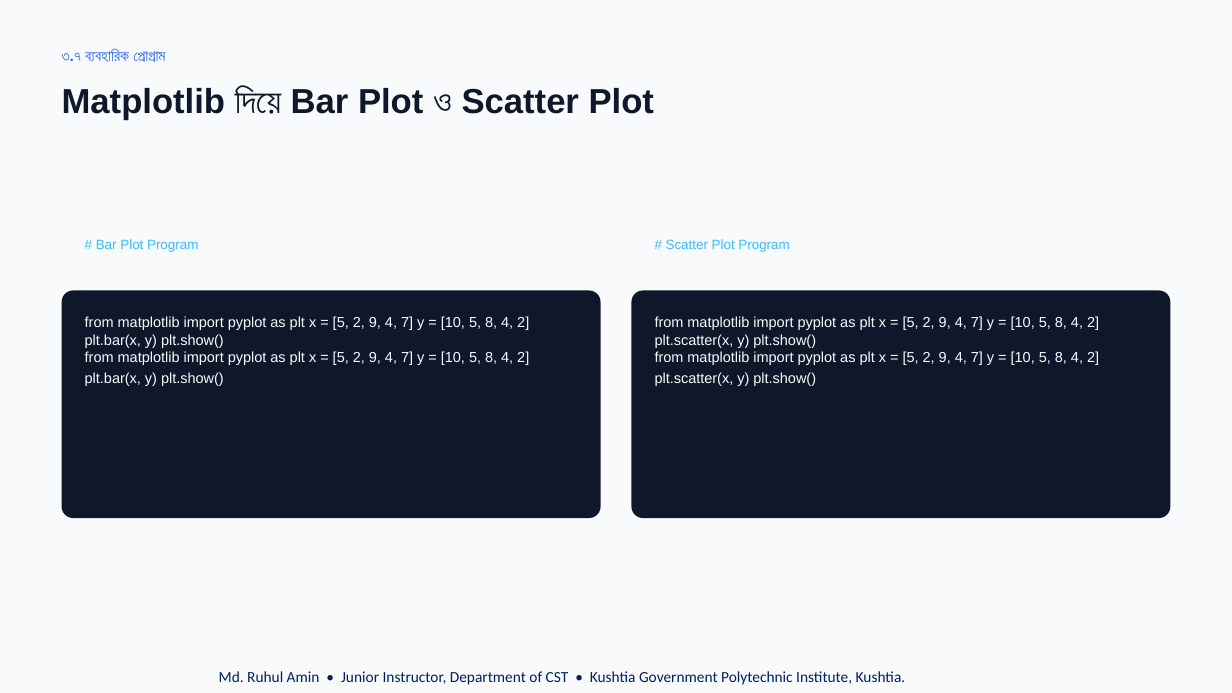
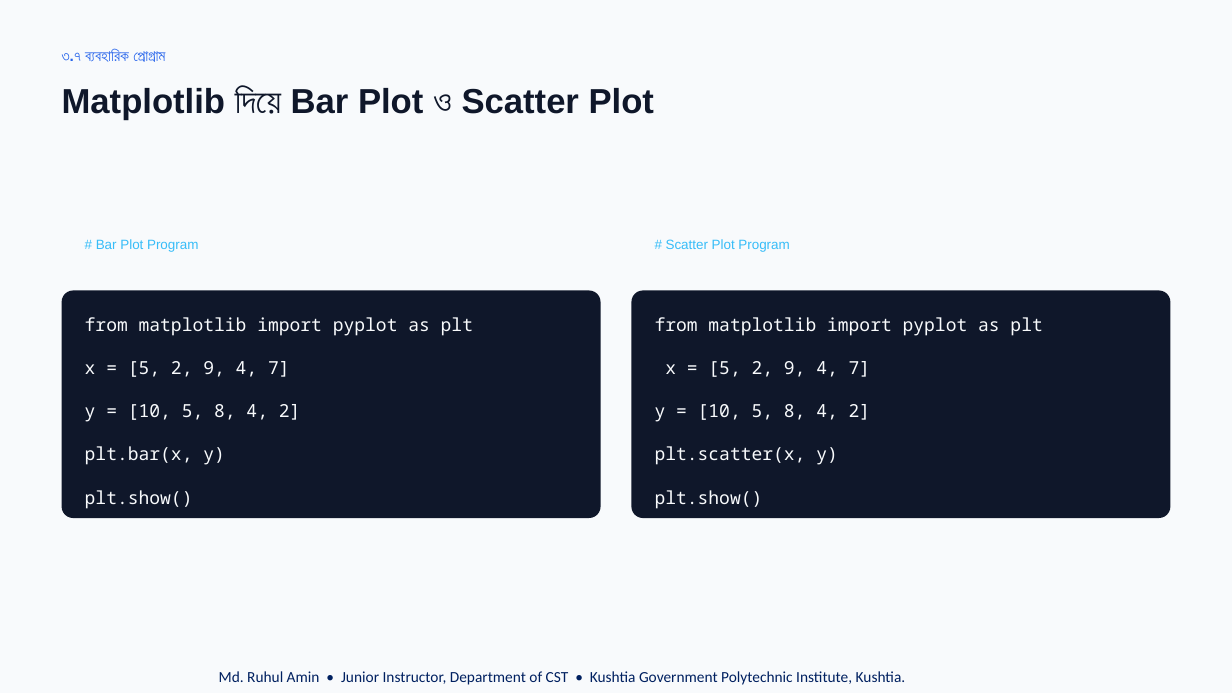
Before and after one commit to cseruhul/Class-Lecture, a slide deck: slide 24 of 03. Basic Apps Dev. Using Python/Theory/Python_Ch3.pptx. Drawn at 1232x693 pixels with LibreOffice and Linux fonts; fonts in the diff are those of the drawing. Boxes give left, top, right and bottom in pixels: in the first picture for what was removed or moved away, otherwise in the second. Text is boxed around its words. In the diff, an @@ line names an element or a change of style, - is before the commit and + after.

```diff
--- a/03. Basic Apps Dev. Using Python/Theory/Python_Ch3.pptx
+++ b/03. Basic Apps Dev. Using Python/Theory/Python_Ch3.pptx
@@ text at (85,317,473,509): text changed; size 11.2 to 14 pt; font Arial to Noto Sans Mono @@
-from matplotlib import pyplot as plt x = [5, 2, 9, 4, 7] y = [10, 5, 8, 4, 2] plt.bar(x, y) plt.show()
+from matplotlib import pyplot as plt
+x = [5, 2, 9, 4, 7]
+y = [10, 5, 8, 4, 2]
+plt.bar(x, y)
+plt.show()
@@ text at (655,317,1042,509): text changed; size 11.2 to 14 pt; font Arial to Noto Sans Mono @@
-from matplotlib import pyplot as plt x = [5, 2, 9, 4, 7] y = [10, 5, 8, 4, 2] plt.scatter(x, y) plt.show()
+from matplotlib import pyplot as plt
+x = [5, 2, 9, 4, 7]
+y = [10, 5, 8, 4, 2]
+plt.scatter(x, y)
+plt.show()
@@ text removed at (85,351,529,386) @@
-from matplotlib import pyplot as plt x = [5, 2, 9, 4, 7] y = [10, 5, 8, 4, 2] plt.bar(x, y) plt.show()
@@ text removed at (655,351,1099,386) @@
-from matplotlib import pyplot as plt x = [5, 2, 9, 4, 7] y = [10, 5, 8, 4, 2] plt.scatter(x, y) plt.show()
```
Also in this commit, not shown: 8 other slides changed, 1 other file.
